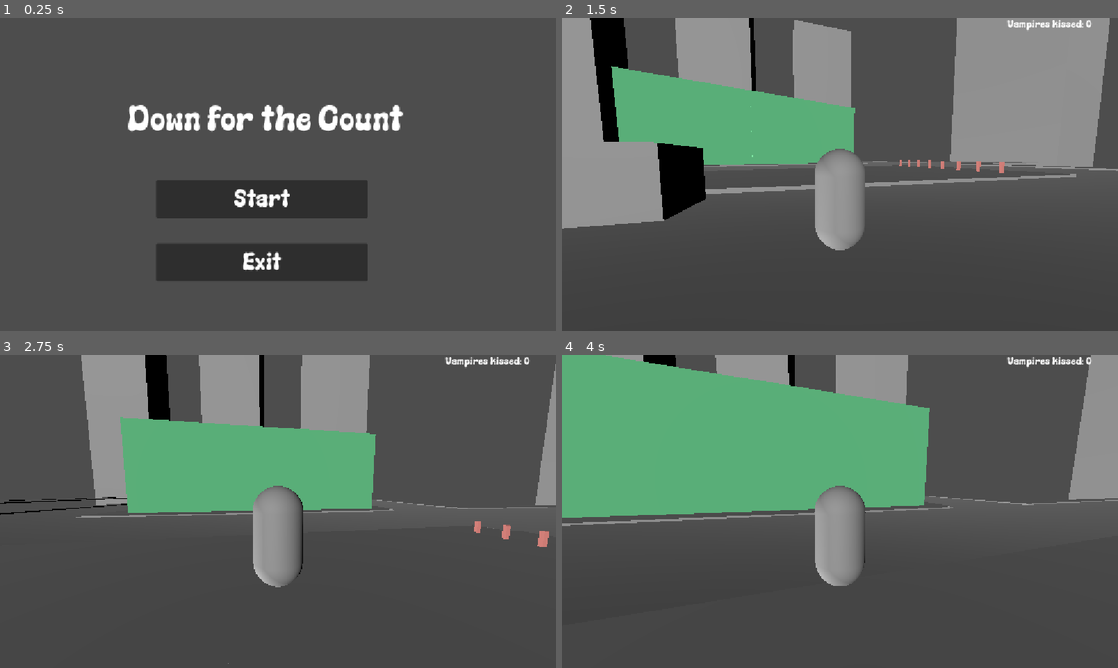
Above: before the commit, frames 1-4 (two rows, left to right).
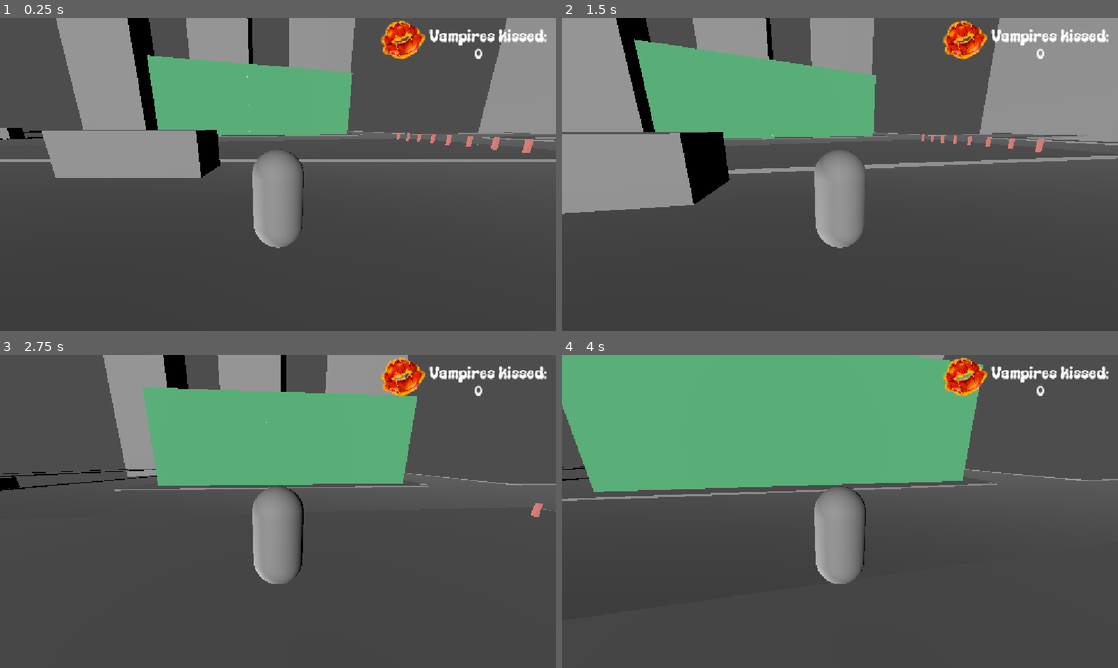
Above: after the commit, the same moments.

Repository: gamedagamez-dev/DownForTheCountGMTK2026
Game: Godot game, scene res://Scenes/World/World3d.tscn
Two runs of this game, one before a commit and one after it. Both use one fixed random seed, a clock stepped at 60 frames per second and the inputs below. Before the commit the project starts from res://Scenes/UI/MainMenu/MainMenu.tscn.
Inputs (mouse positions are in pixels of both pictures, inside the frame that each line leads up to):
- Up to frame 1 (0.25 s): no input
- Up to frame 2 (1.5 s): click (823, 199) at 0.5 s, where only the run before the commit has a clickable "Start"; tap Enter at 1.25 s; move the mouse to (867, 174) at 1.27 s; hold W (move_forward) from 1.28 s (still down); hold Shift (movement_sprint) from 1.28 s (still down)
- Up to frame 3 (2.75 s): keep holding W (move_forward); tap Space (movement_jump) at 1.52, 2.27 s; move the mouse to (250, 511) at 2.02 s; release Shift (movement_sprint) at 2.03 s; tap Shift (movement_sprint) at 2.1 s
- Up to frame 4 (4 s): keep holding W (move_forward); move the mouse to (851, 505) at 2.77 s; hold Shift (movement_sprint) 2.78-3.53 s; move the mouse to (834, 517) at 3.52 s; tap Shift (movement_sprint) at 3.6 s; tap Space (movement_jump) at 3.77 s

The runs differ from the first frame. In frame 1, 32% of the frame differs, in the area x 0-100%, y 0-81%; in frame 2, 23%; in frame 3, 19%; in frame 4, 18%.

Commit message:
lip + ui fix

Diff:
--- a/Scenes/UI/PlayerUi/player_ui.tscn
+++ b/Scenes/UI/PlayerUi/player_ui.tscn
@@ -2,6 +2,7 @@
 
 [ext_resource type="Script" uid="uid://d24a24av5ddrq" path="res://Scenes/UI/PlayerUi/player_ui.gd" id="1_dywed"]
 [ext_resource type="PackedScene" uid="uid://rjww0ho3ipa" path="res://Scenes/UI/PauseMenu/pause_menu.tscn" id="2_vsx7o"]
+[ext_resource type="Texture2D" uid="uid://cm5aygfxggest" path="res://Resources/2dart/lipgraphic.png" id="3_6m0m2"]
 
 [node name="PlayerUi" type="Control" unique_id=425346966]
 layout_mode = 3
@@ -17,23 +18,32 @@
 anchors_preset = 0
 offset_left = 923.0
 offset_right = 1152.0
-offset_bottom = 91.0
+offset_bottom = 84.0
 
 [node name="Kisslabel" type="Label" parent="Kisscontainer" unique_id=652309563]
 layout_mode = 0
-offset_right = 105.0
-offset_bottom = 18.0
-theme_override_font_sizes/font_size = 24
+offset_left = -33.0
+offset_top = 18.0
+offset_right = 209.0
+offset_bottom = 58.0
+theme_override_font_sizes/font_size = 37
 text = "Vampires kissed:"
 
 [node name="kisscounter" type="Label" parent="Kisscontainer" unique_id=397784086]
 layout_mode = 0
-offset_left = 163.0
-offset_right = 320.0
-offset_bottom = 26.0
-theme_override_font_sizes/font_size = 24
+offset_left = 61.0
+offset_top = 57.0
+offset_right = 218.0
+offset_bottom = 93.0
+theme_override_font_sizes/font_size = 33
 text = "0"
 
 [node name="PauseMenu" parent="." unique_id=1965381542 instance=ExtResource("2_vsx7o")]
 visible = false
 layout_mode = 1
+
+[node name="Lipgraphic" type="Sprite2D" parent="." unique_id=1434649962]
+texture_filter = 1
+position = Vector2(835, 43.000004)
+scale = Vector2(0.18945313, 0.18945313)
+texture = ExtResource("3_6m0m2")
--- a/project.godot
+++ b/project.godot
@@ -11,16 +11,18 @@
 [application]
 
 config/name="DownForTheCount"
-run/main_scene="uid://c1opumhmuncbo"
+run/main_scene="uid://baipuylukxhc3"
 config/features=PackedStringArray("4.7", "Forward Plus")
 config/icon="res://icon.svg"
 
 [display]
 
-window/size/mode=3
-window/size/borderless=true
 window/stretch/mode="canvas_items"
 window/stretch/aspect="expand"
+
+[filesystem]
+
+import/blender/enabled=false
 
 [gui]
 
Binary file added: Resources/2dart/lipgraphic.png
Not shown, added: Resources/2dart/lipgraphic.png.import
